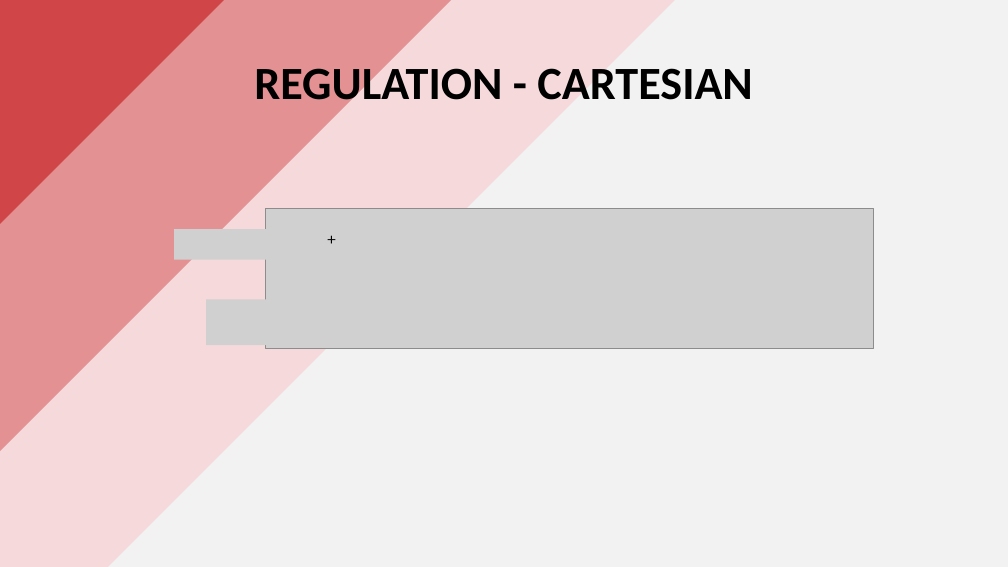
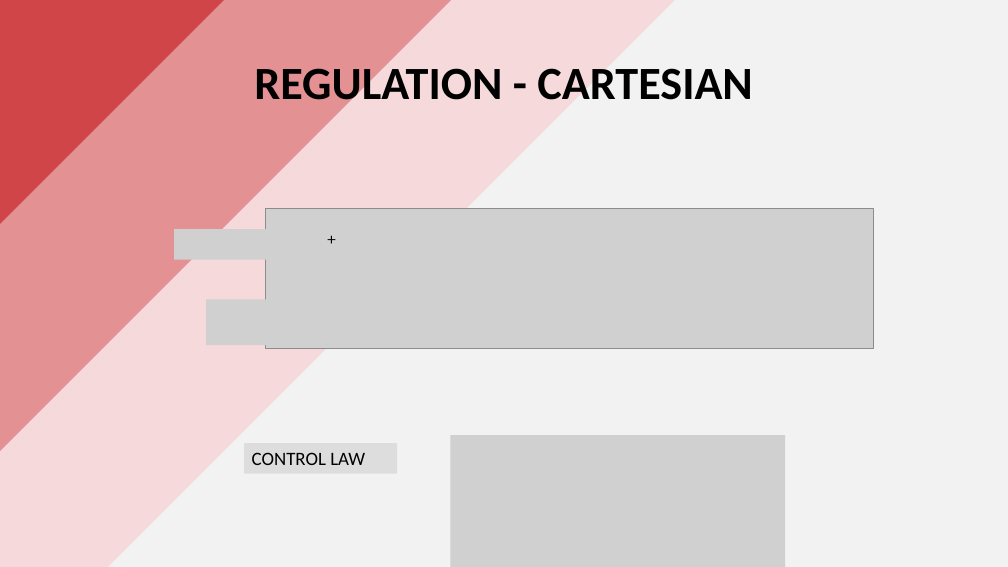
Before and after one commit to PippoGot/R-C2, a slide deck: slide 6 of documentation/presentation.pptx. Drawn at 1008x567 pixels with LibreOffice and Linux fonts; fonts in the diff are those of the drawing; grey boxes stand for pictures. Boxes give left, top, right and bottom in pixels: in the first picture for what was removed or moved away, otherwise in the second. Text is boxed around its words. In the diff, an @@ line names an element or a change of style, - is before the commit and + after.

Commit message:
added cartesian reg control law

```diff
--- a/documentation/presentation.pptx
+++ b/documentation/presentation.pptx
@@ rectangle added at (x1=244, y1=443, x2=397, y2=473), fill #BFBFBF at 40% opacity, 18 pt, text #000000 @@
+CONTROL LAW
@@ picture added at (x1=451, y1=436, x2=786, y2=567) @@
```
Also in this commit, not shown: 1 other slide changed, 1 slide removed, 2 other files.
